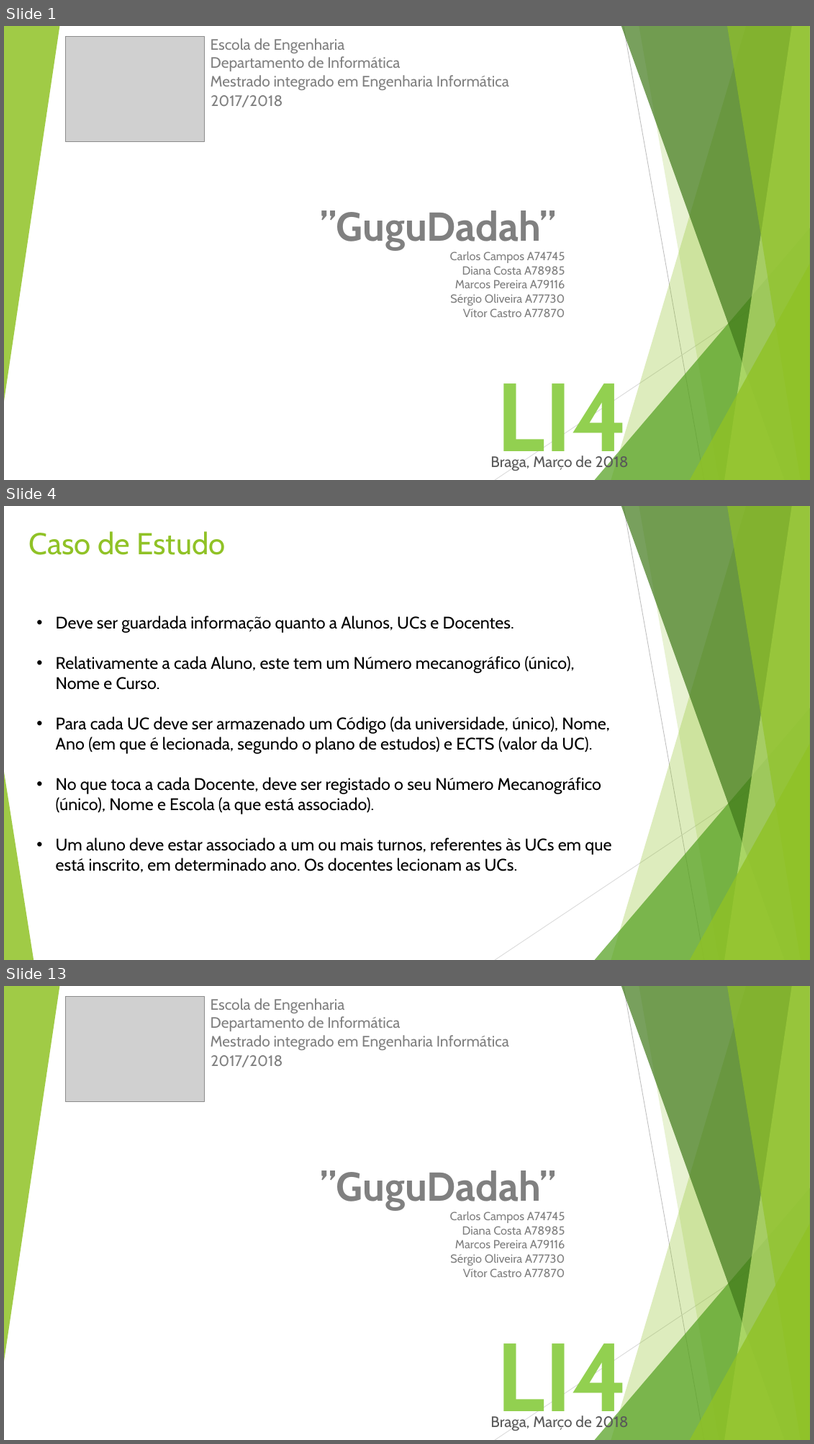
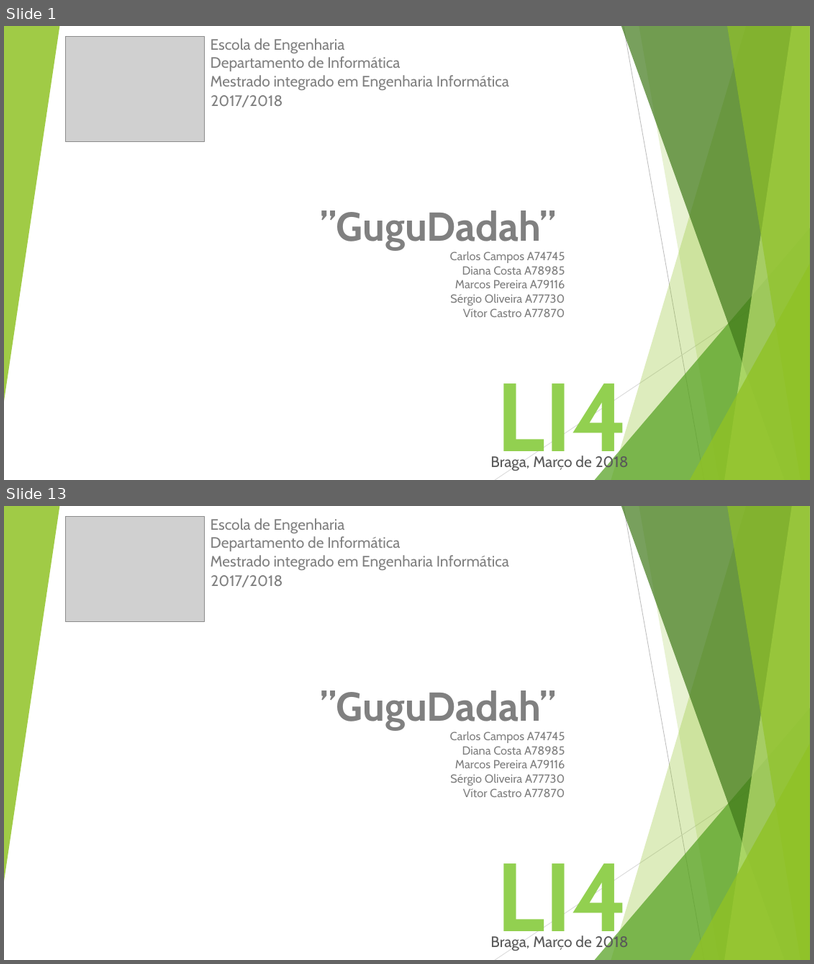
Before and after one commit to vitorjrc/babysitting-system, a slide deck: relatorio/LI4.pptx. Shown one above the other, each under a label of ours: slides 1, 4 and 13 before the commit, slides 1 and 13 after it; the slides between them are not shown. The pictures are 814x1444 and 814x964 pixels, drawn with LibreOffice and Linux fonts; fonts in the diff are those of the drawing; grey boxes stand for pictures. Boxes give left, top, right and bottom in pixels: in the first picture for what was removed or moved away, otherwise in the second. Text is boxed around its words. In the diff, an @@ line names an element or a change of style, - is before the commit and + after.

```diff
--- a/relatorio/LI4.pptx
+++ b/relatorio/LI4.pptx
@@ slide 4 removed at [4, 506, 810, 960], background #FFFFFF; not listed: 9 template elements that a slide beside it also shows @@
@@ text removed at [28, 531, 225, 555] @@
-Caso de Estudo
@@ text removed at [56, 615, 612, 872] @@
-• Deve ser guardada informação quanto a Alunos, UCs e Docentes.
-• Relativamente a cada Aluno, este tem um Número mecanográfico (único), Nome e Curso.
-• Para cada UC deve ser armazenado um Código (da universidade, único), Nome, Ano (em que é lecionada, segundo o plano de estudos) e ECTS (valor da UC).
-• No que toca a cada Docente, deve ser registado o seu Número Mecanográfico (único), Nome e Escola (a que está associado).
-• Um aluno deve estar associado a um ou mais turnos, referentes às UCs em que está inscrito, em determinado ano. Os docentes lecionam as UCs.
@@ triangle removed at [4, 772, 34, 960] @@
```
Also in this commit, not shown: 7 slides changed, 4 slides added, 3 other slides removed.
